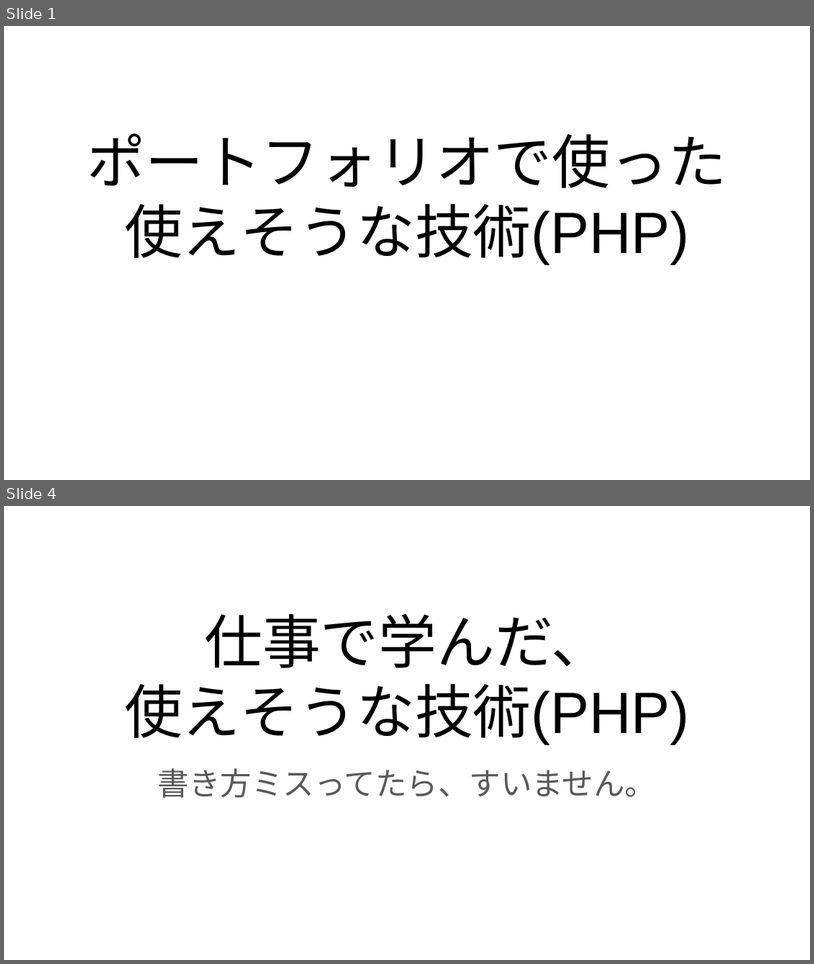
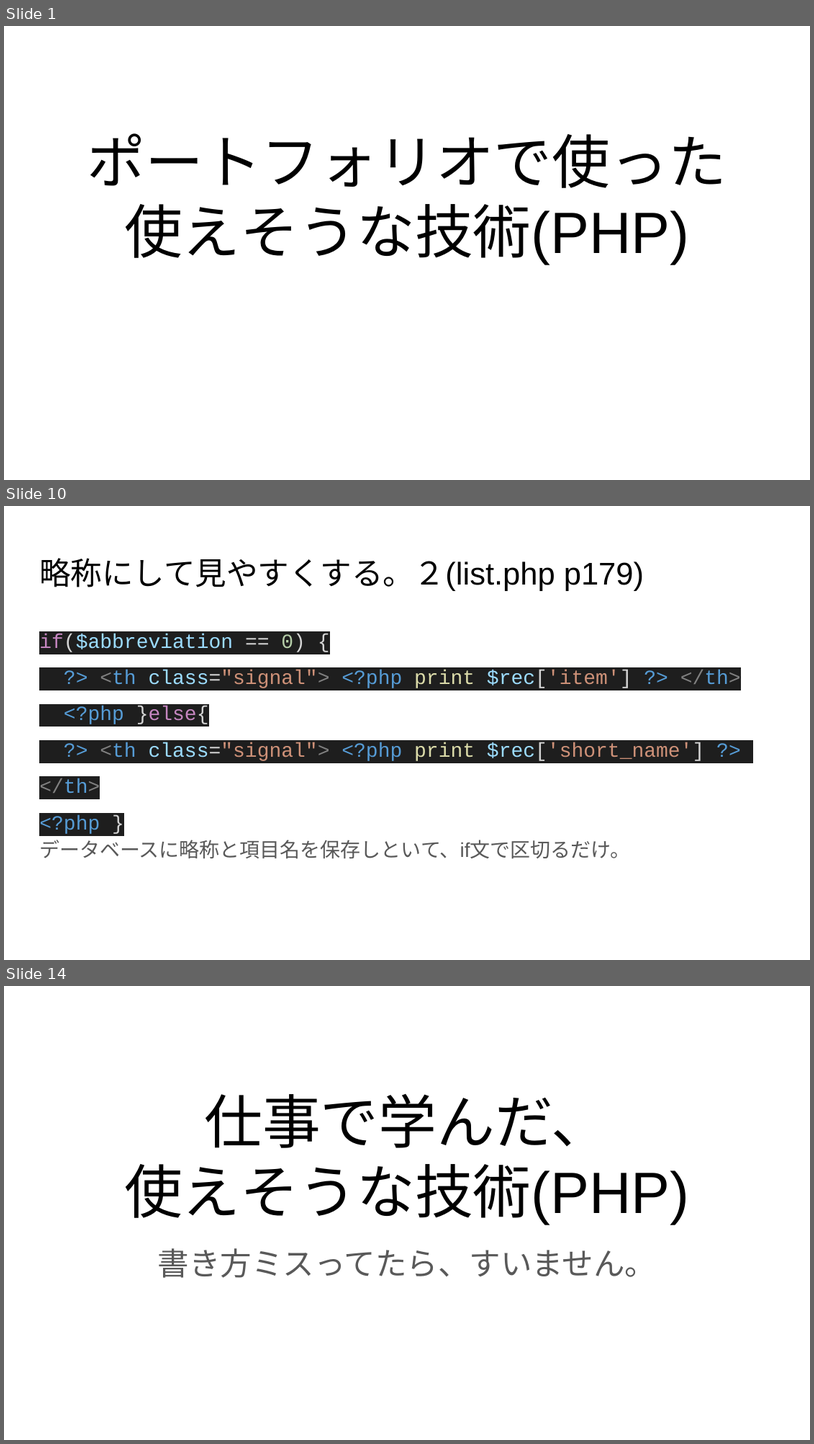
Before and after one commit to masabolic/self_monitoring, a slide deck: 使えそうな技術.pptx. Shown one above the other, each under a label of ours: slides 1 and 4 before the commit, slides 1, 10 and 14 after it; the slides between them are not shown. The pictures are 814x964 and 814x1444 pixels, drawn with LibreOffice and Linux fonts; fonts in the diff are those of the drawing. Boxes give left, top, right and bottom in pixels: in the first picture for what was removed or moved away, otherwise in the second. Text is boxed around its words. In the diff, an @@ line names an element or a change of style, - is before the commit and + after.

```diff
--- a/使えそうな技術.pptx
+++ b/使えそうな技術.pptx
@@ slide 10 added at [4,506,810,960], background #FFFFFF @@
@@ title added at [39,558,644,591], 28 pt, text #000000 @@
+略称にして見やすくする。２(list.php p179)
@@ text added at [39,633,741,859], 18 pt, text #569CD6 @@
+if($abbreviation == 0) {
+?> <th class="signal"> <?php print $rec['item'] ?> </th>
+<?php }else{
+?> <th class="signal"> <?php print $rec['short_name'] ?>
+</th>
+<?php }
+データベースに略称と項目名を保存しといて、if文で区切るだけ。
@@ what was slide 4 is now slide 14 @@
```
Also in this commit, not shown: 2 slides changed, 9 other slides added, 1 other file.
